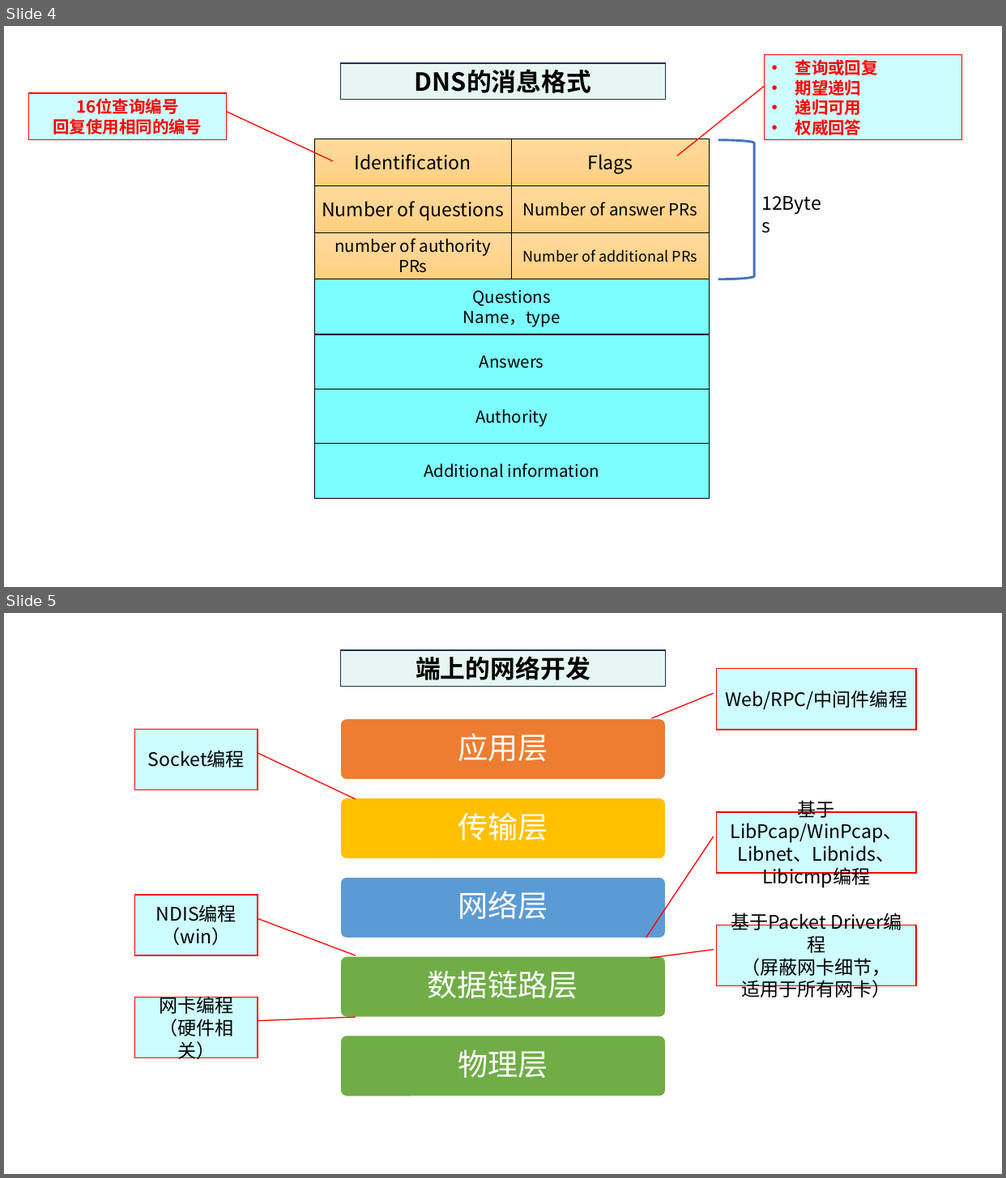
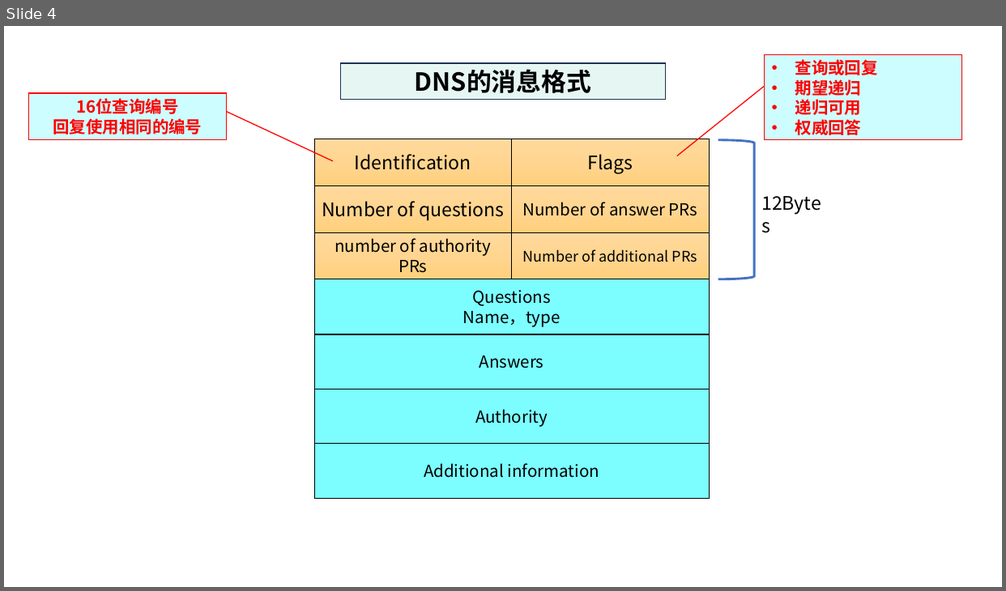
Before and after one commit to guofei9987/a, a slide deck: computer/network/计算机网络-素材.pptx. Shown one above the other, each under a label of ours: slides 4 and 5 before the commit, slide 4 after it. The pictures are 1006x1178 and 1006x591 pixels, drawn with LibreOffice and Linux fonts; fonts in the diff are those of the drawing. Boxes give left, top, right and bottom in pixels: in the first picture for what was removed or moved away, otherwise in the second. Text is boxed around its words. In the diff, an @@ line names an element or a change of style, - is before the commit and + after.

```diff
--- a/computer/network/计算机网络-素材.pptx
+++ b/computer/network/计算机网络-素材.pptx
@@ slide 5 removed at [4,613,1002,1174], background #FFFFFF @@
@@ group removed at [135,650,917,1097]: 6 border callouts, 5 rounded rectangles, 5 texts, 1 rectangle @@
-端上的网络开发
-应用层
-传输层
-网络层
-数据链路层
-物理层
-Socket编程
-Web/RPC/中间件编程
-NDIS编程（win）
-网卡编程（硬件相关）
-基于 LibPcap/WinPcap、Libnet、Libnids、Libicmp编程
-基于Packet Driver编程
-（屏蔽网卡细节，
-适用于所有网卡）
```
Also in this commit, not shown: 2 slides added, 1 other file.
